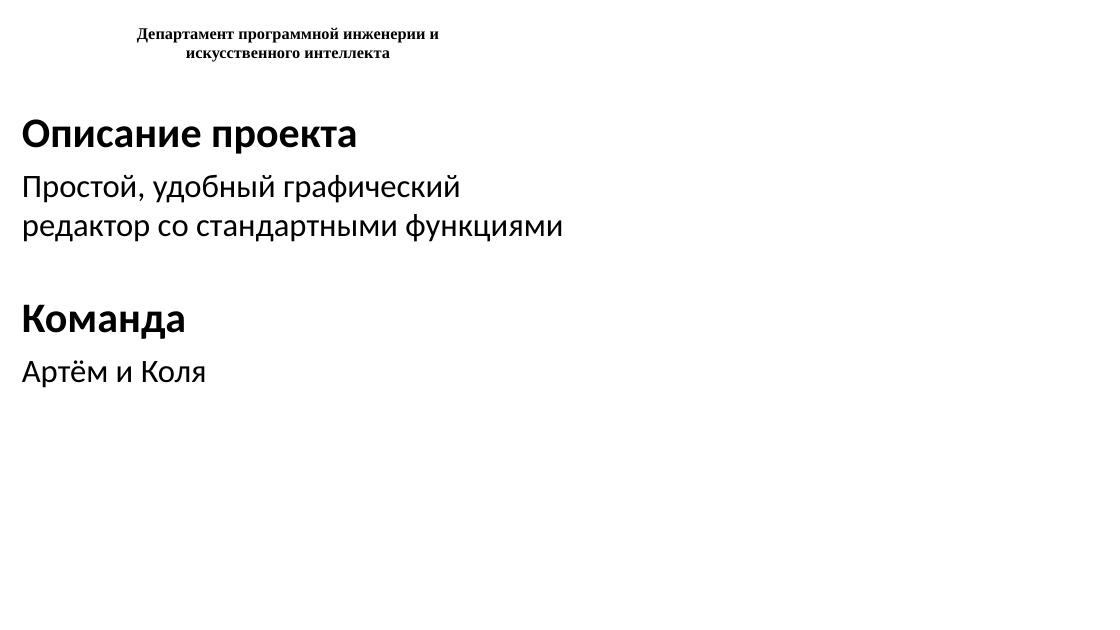
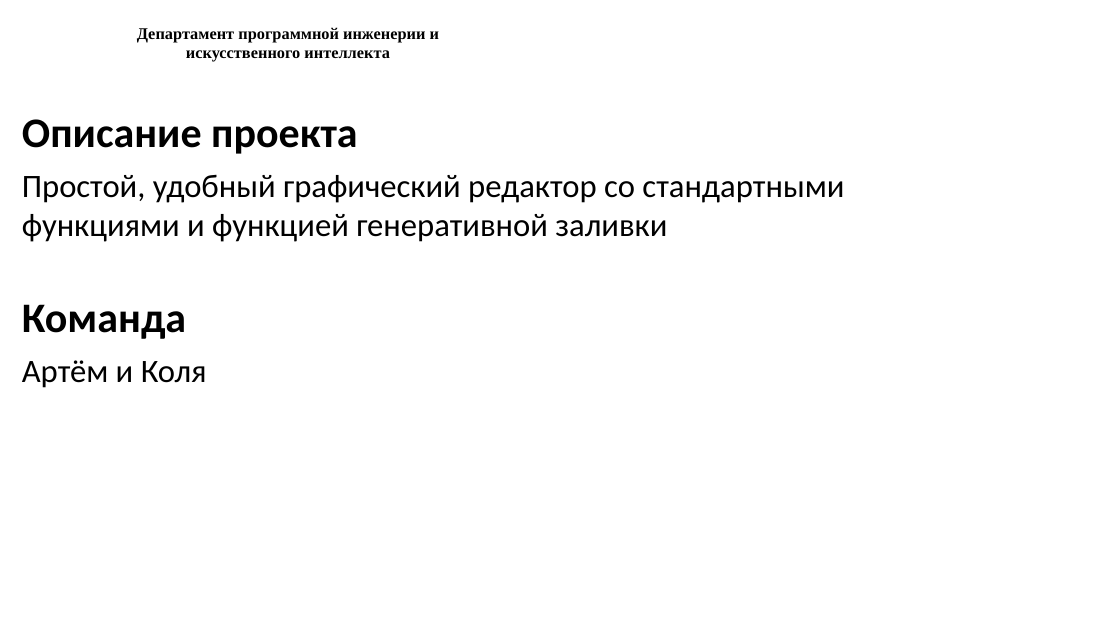
Before and after one commit to willam2007/wps, a slide deck: slide 2 of HomeWork2/presentation.pptx. Drawn at 1120x630 pixels with LibreOffice and Linux fonts; fonts in the diff are those of the drawing; background and template pictures are left out. Boxes give left, top, right and bottom in pixels: in the first picture for what was removed or moved away, otherwise in the second. Text is boxed around its words. In the diff, an @@ line names an element or a change of style, - is before the commit and + after.

Commit message:
pre

```diff
--- a/HomeWork2/presentation.pptx
+++ b/HomeWork2/presentation.pptx
@@ text at box(22, 174, 844, 242): text changed @@
-Простой, удобный графический редактор со стандартными функциями
+Простой, удобный графический редактор со стандартными функциями и функцией генеративной заливки
```
Also in this commit, not shown: 4 other slides changed, 1 slide added.
